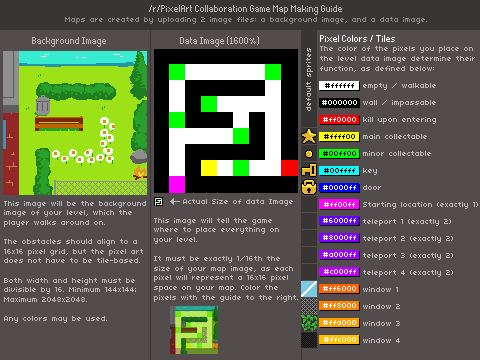
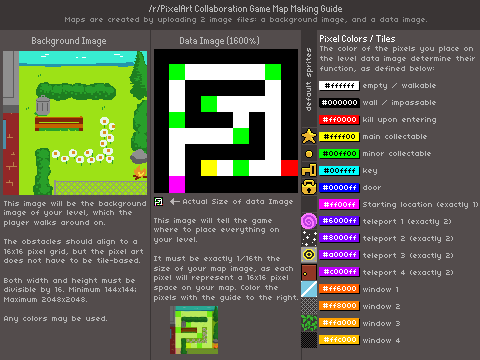
Layered file, before and after one edit (480 × 360). Changes by layer:
added layer "Layer 12" in group "color guide" over (301, 264, 317, 280)
added layer "Layer 11" in group "color guide" over (301, 247, 317, 263)
added layer "Layer 10" in group "color guide" over (302, 231, 317, 246)
added layer "Layer 9" in group "color guide" over (301, 213, 317, 229)
